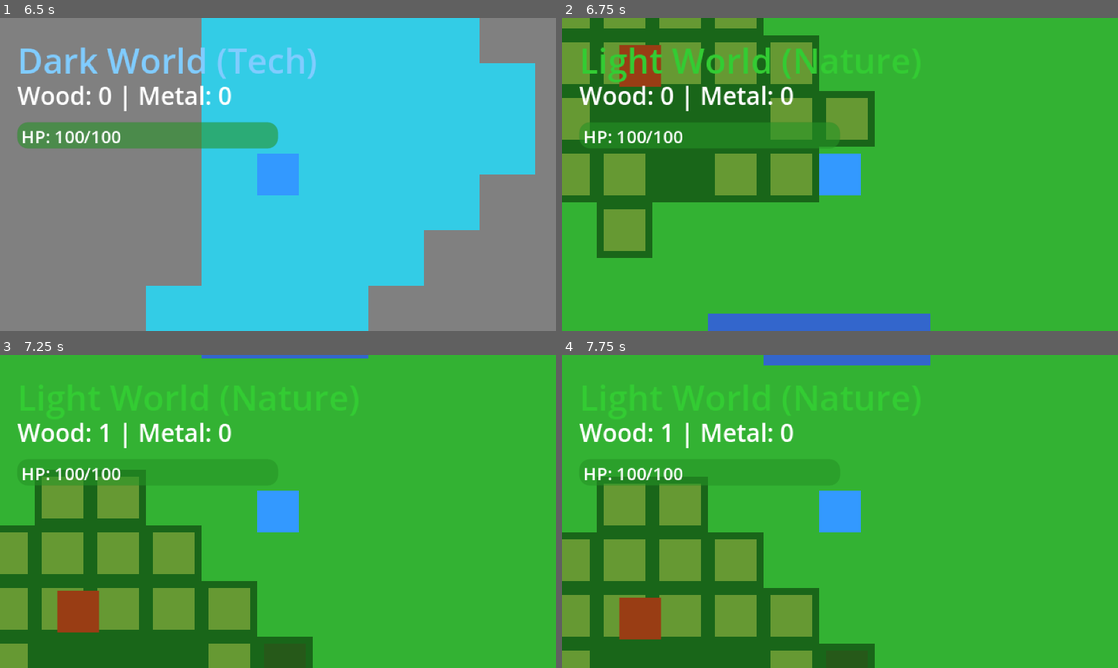
Above: before the commit, frames 1-4 (two rows, left to right).
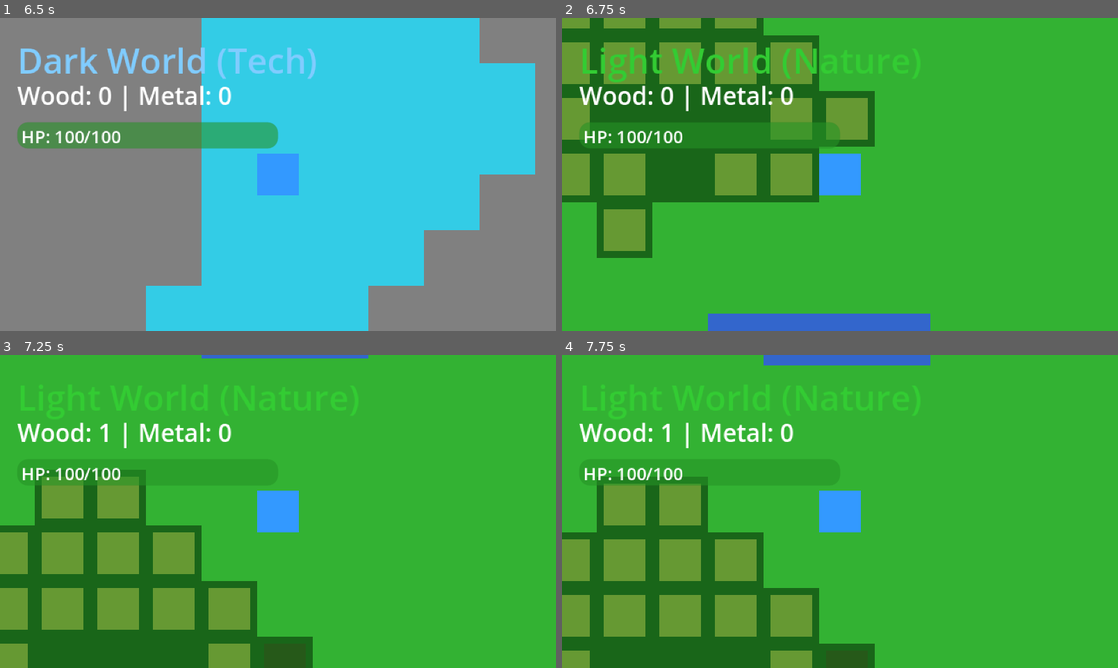
Above: after the commit, the same moments.

Repository: JeromeDuboisPro/Miroirs
Game: Godot game, scene res://scenes/main.tscn
Two runs of this game, one before a commit and one after it. Both use one fixed random seed, a clock stepped at 60 frames per second and the inputs below.
Inputs (mouse positions are in pixels of both pictures, inside the frame that each line leads up to):
- Up to frame 1 (6.5 s): tap Enter at 0.5, 3.5 s; move the mouse to (400, 158) at 0.52 s; hold D (move_right) 0.53-1.25 s; tap E (interact) at 0.6, 2.3, 3.6, 5.1 s; click (400, 158) at 0.67 s; tap Space (ui_select) at 0.77, 2, 3.77, 5 s; drag from (166, 190) to (11, 224) at 1.27 s; move the mouse to (333, 105) at 2.02 s; hold D (move_right) 2.03-2.75 s; hold Tab (switch_world) 2.03-2.75 s; drag from (250, 237) to (111, 127) at 2.77 s; move the mouse to (444, 221) at 3.52 s; hold A (move_left) 3.53-4.25 s; drag from (111, 127) to (194, 96) at 4.27 s; move the mouse to (305, 174) at 5.02 s; hold S (move_down) 5.03-5.75 s; click (305, 174) at 5.17 s; drag from (194, 96) to (166, 190) at 5.77 s
- Up to frame 2 (6.75 s): tap Enter at 6.5 s; move the mouse to (962, 158) at 6.52 s; hold W (move_up) from 6.53 s (still down); hold Tab (switch_world) from 6.53 s (still down)
- Up to frame 3 (7.25 s): keep holding W (move_up); keep holding Tab (switch_world); tap Space (ui_select) at 6.77 s; tap E (interact) at 6.8 s
- Up to frame 4 (7.75 s): release W (move_up) at 7.25 s; release Tab (switch_world) at 7.25 s; drag from (728, 527) to (623, 608) at 7.27 s

Frame 1 is identical in both runs. In frame 2, 0.8% of the frame differs, in the area x 10-18%, y 8-22%; in frame 3, 1.0%, in the area x 10-18%, y 75-89%; in frame 4, 1.0%.

Commit message:
CRITICAL FIX: Prevent cross-world interaction exploit
Bug Description:
Players could interact with resources/enemies from BOTH worlds
simultaneously at the same position. This broke the core dual-world
mechanic where players should only interact with their current world.

Root Cause:
Collision detection didn't check which world was active. Resources
spawned in mirror world via transformation could be harvested
immediately without switching worlds.

Solution:
- Added world_type (0=Light, 1=Dark) to resources and enemies
- Check current_world_type before allowing interactions
- Resources only show "E" icon when in correct world
- Enemies only detect player when in correct world
- Mirror transformation now sets correct world_type

Changes:
- resource_node.gd: Check world_type before harvest/icon display
- enemy_base.gd: Check world_type before combat detection
- world_generator.gd: Set world_type when spawning entities
- game_manager.gd: Set world_type for mirror transformations
- enemy scenes: Default world_type values

Testing:
1. Harvest tree in Light → metal spawns in Dark
2. Press E again in Light → Nothing happens (correct!)
3. Tab to Dark → Can now harvest the metal
4. Same behavior for enemies (only interact in correct world)

🎮 Generated with Claude Code

Co-Authored-By: Claude <noreply@anthropic.com>

Diff:
--- a/godot/scenes/enemies/enemy_dark.tscn
+++ b/godot/scenes/enemies/enemy_dark.tscn
@@ -13,6 +13,7 @@
 patrol_radius = 64.0
 detection_radius = 80.0
 max_health = 60
+world_type = 1
 
 [node name="Sprite" type="ColorRect" parent="."]
 offset_left = -6.0
--- a/godot/scenes/enemies/enemy_light.tscn
+++ b/godot/scenes/enemies/enemy_light.tscn
@@ -13,6 +13,7 @@
 patrol_radius = 64.0
 detection_radius = 80.0
 max_health = 60
+world_type = 0
 
 [node name="Sprite" type="ColorRect" parent="."]
 offset_left = -6.0
--- a/godot/scripts/enemies/enemy_base.gd
+++ b/godot/scripts/enemies/enemy_base.gd
@@ -8,6 +8,7 @@
 @export var patrol_radius: float = 64.0
 @export var detection_radius: float = 80.0
 @export var max_health: int = 60
+@export var world_type: int = 0  # 0 = Light, 1 = Dark
 
 @onready var health_component = $HealthComponent
 @onready var sprite = $Sprite
@@ -39,8 +40,12 @@
 	if current_state == EnemyState.DEAD:
 		return
 
-	# Check player proximity for combat
-	if player and player.health_component.is_alive():
+	# Check if we're in the correct world
+	var game_manager = get_tree().get_root().get_node("Main")
+	var is_correct_world = (game_manager.current_world_type == world_type)
+
+	# Only detect player if in correct world
+	if is_correct_world and player and player.health_component.is_alive():
 		var distance_to_player = global_position.distance_to(player.global_position)
 
 		if distance_to_player <= detection_radius:
@@ -49,6 +54,10 @@
 		else:
 			if current_state == EnemyState.COMBAT:
 				_exit_combat_state()
+	else:
+		# Exit combat if switched worlds
+		if current_state == EnemyState.COMBAT:
+			_exit_combat_state()
 
 	# State-based behavior
 	match current_state:
--- a/godot/scripts/resources/resource_node.gd
+++ b/godot/scripts/resources/resource_node.gd
@@ -6,6 +6,7 @@
 @export var resource_type: ResourceType = ResourceType.WOOD
 @export var resource_amount: int = 1
 @export var regeneration_time: float = 60.0  # seconds
+@export var world_type: int = 0  # 0 = Light, 1 = Dark
 
 var is_depleted: bool = false
 var can_harvest: bool = false
@@ -33,11 +34,15 @@
 		if regeneration_timer >= regeneration_time:
 			_regenerate()
 
-	# Show interaction icon when player is nearby and not depleted
-	interaction_icon.visible = can_harvest and not is_depleted
+	# Check if we're in the correct world
+	var game_manager = get_tree().get_root().get_node("Main")
+	var is_correct_world = (game_manager.current_world_type == world_type)
 
-	# Handle harvest input
-	if can_harvest and not is_depleted and Input.is_action_just_pressed("interact"):
+	# Show interaction icon only when in correct world, player nearby, and not depleted
+	interaction_icon.visible = can_harvest and not is_depleted and is_correct_world
+
+	# Handle harvest input (only in correct world)
+	if can_harvest and not is_depleted and is_correct_world and Input.is_action_just_pressed("interact"):
 		_harvest()
 
 func _on_body_entered(body):
--- a/godot/scripts/systems/game_manager.gd
+++ b/godot/scripts/systems/game_manager.gd
@@ -99,15 +99,18 @@
 
 	var target_world: Node2D
 	var new_resource_type: int
+	var new_world_type: int
 
 	# Determine which world to spawn in and what type
 	if harvested_type == 0:  # Harvested WOOD in Light world
 		target_world = dark_world
 		new_resource_type = 1  # Spawn METAL in Dark world
+		new_world_type = 1  # DARK WORLD
 		print("⚡ Mirror transformation: Tree → Metal deposit in Dark world")
 	else:  # Harvested METAL in Dark world
 		target_world = light_world
 		new_resource_type = 0  # Spawn WOOD in Light world
+		new_world_type = 0  # LIGHT WORLD
 		print("⚡ Mirror transformation: Metal → Tree in Light world")
 
 	# Load resource scene and spawn at same position in other world
@@ -115,6 +118,7 @@
 	var new_resource = resource_scene.instantiate()
 	new_resource.global_position = harvest_position
 	new_resource.resource_type = new_resource_type
+	new_resource.world_type = new_world_type  # CRITICAL: Set correct world type!
 
 	# Add to target world
 	target_world.add_child(new_resource)
--- a/godot/scripts/systems/world_generator.gd
+++ b/godot/scripts/systems/world_generator.gd
@@ -89,11 +89,13 @@
 	var resource = resource_node_scene.instantiate()
 	resource.position = Vector2(x * TILE_SIZE + TILE_SIZE/2, y * TILE_SIZE + TILE_SIZE/2)
 
-	# Set resource type based on world
+	# Set resource type and world type
 	if is_light:
 		resource.resource_type = 0  # WOOD
+		resource.world_type = 0  # LIGHT WORLD
 	else:
 		resource.resource_type = 1  # METAL
+		resource.world_type = 1  # DARK WORLD
 
 	return resource
 
@@ -102,4 +104,7 @@
 	var enemy = enemy_scene.instantiate()
 	enemy.position = Vector2(x * TILE_SIZE + TILE_SIZE/2, y * TILE_SIZE + TILE_SIZE/2)
 
+	# Set world type
+	enemy.world_type = 0 if is_light else 1
+
 	return enemy
Not shown, added: godot/scripts/enemies/enemy_base.gd.uid
